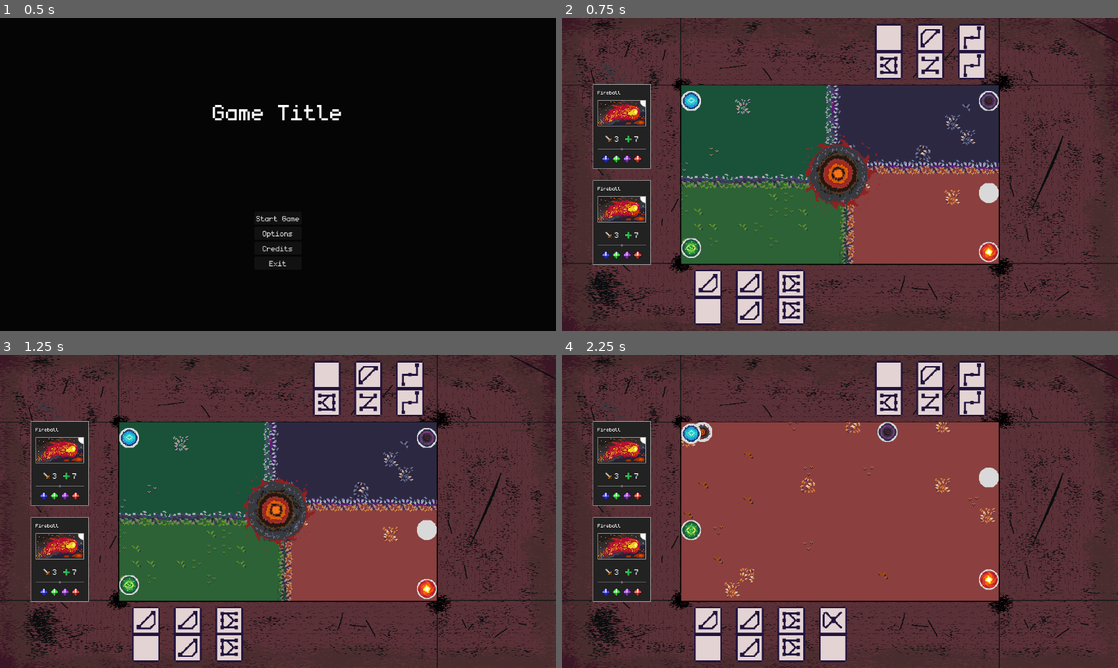
Above: before the commit, frames 1-4 (two rows, left to right).
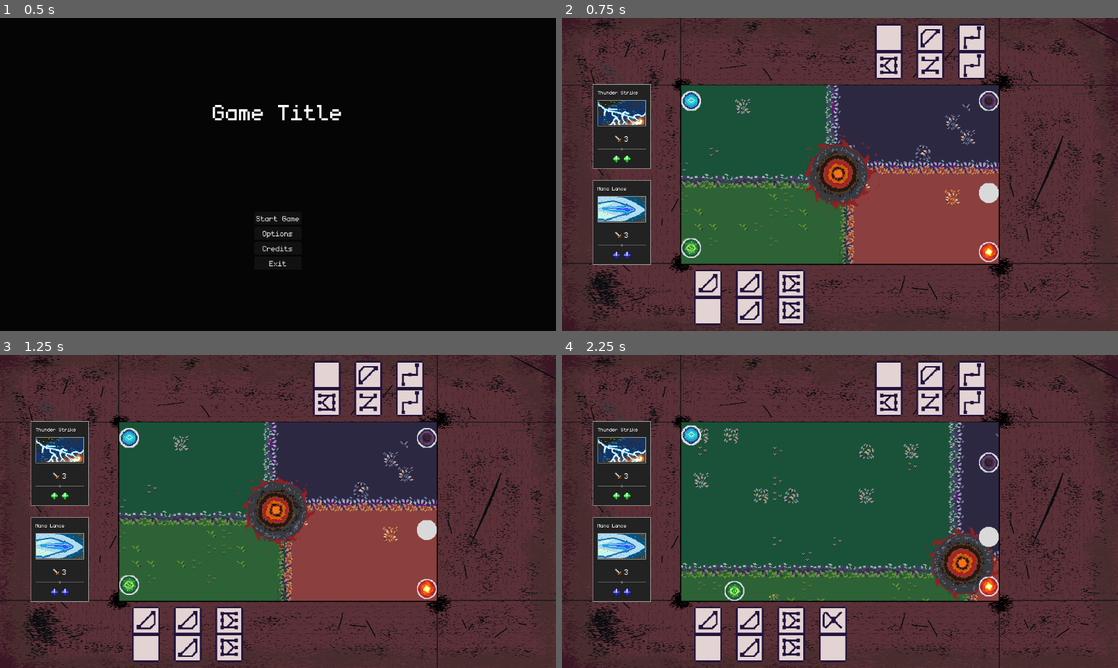
Above: after the commit, the same moments.

Repository: Juanxpeke/GD-BR2024
Game: Godot game, scene res://Core/GUI/MainMenu/main_menu.tscn
Same seed, same stepped clock (60 frames per second), same inputs: the game is played once before the commit and once after it. The engine's default icon, where the game draws it, is replaced by a stand-in: a white triangle on a blue panel in a dark square.
Inputs (mouse positions are in pixels of both pictures, inside the frame that each line leads up to):
- Up to frame 1 (0.5 s): no input
- Up to frame 2 (0.75 s): click "Start Game" at 0.5 s
- Up to frame 3 (1.25 s): no input
- Up to frame 4 (2.25 s): drag from (840, 511) to (990, 530) at 1.27 s; drag from (990, 570) to (884, 439) at 2.02 s

Frame 1 is identical in both runs. In frame 2, 1.6% of the frame differs, in the area x 6-15%, y 23-77%; in frame 3, 1.6%; in frame 4, 34%, in the area x 6-79%, y 21-79%.

Commit message:
Added a lot of skills

Diff:
--- a/Core/Entity/Boss/boss.gd
+++ b/Core/Entity/Boss/boss.gd
@@ -8,6 +8,7 @@
 # Called when the node enters the scene tree for the first time
 func _ready() -> void:
 	super()
+	GameManager.set_boss(self)
 
 # Called when the current turn ends
 func _on_turn_ended() -> void:
--- a/Core/Entity/entity.gd
+++ b/Core/Entity/entity.gd
@@ -49,6 +49,16 @@
 		add_current_skill(SkillManager.get_random_skill())
 
 # Public
+
+#region Enemy
+
+# Gets the entity enemy
+func get_enemy() -> Entity:
+	if self == GameManager.current_player:
+		return GameManager.current_boss
+	return GameManager.current_player
+
+#endregion
 
 #region Health
 
@@ -131,7 +141,9 @@
 
 	var mana_consumption_calls = []
 	for mana_type in range(skill.manas_needed.size()):
-		if current_manas[mana_type] >= skill.manas_needed[mana_type]:
+		if skill.manas_needed[mana_type] == 0:
+			continue
+		elif current_manas[mana_type] >= skill.manas_needed[mana_type]:
 			print('Added mcc: ', skill.manas_needed[mana_type], ' - ', mana_type)
 			var mana_consumption_call = Callable(func(): subtract_current_mana(skill.manas_needed[mana_type], mana_type))
 			mana_consumption_calls.append(mana_consumption_call)
@@ -142,7 +154,7 @@
 	for mana_consumption_call in mana_consumption_calls:
 		mana_consumption_call.call()
 
-	skill.apply_effect()
+	skill.apply_effects(self)
 
 	remove_current_skill(skill)
 
--- a/Core/Match/match.gd
+++ b/Core/Match/match.gd
@@ -58,7 +58,7 @@
 # Swaps the skills of the entities
 func swap_skills() -> void:
 	var skills_cache = get_turn_owner().current_skills
-	get_turn_owner().set_current_skills(get_previous_turn_owner().current_skills)
-	get_previous_turn_owner().set_current_skills(skills_cache)
+	get_turn_owner().set_current_skills(get_turn_owner().get_enemy().current_skills)
+	get_turn_owner().get_enemy().set_current_skills(skills_cache)
 
 #endregion
--- /dev/null
+++ b/Global/Skills/BlackHole/black_hole.tres
@@ -0,0 +1,18 @@
+[gd_resource type="Resource" script_class="Skill" load_steps=5 format=3 uid="uid://b2nfvb03ijhum"]
+
+[ext_resource type="Script" path="res://Global/Skills/Effects/damage_effect.gd" id="1_vto0g"]
+[ext_resource type="Script" path="res://Global/Skills/skill.gd" id="1_yhq3d"]
+[ext_resource type="Texture2D" uid="uid://dpgxdhihbuk2l" path="res://Global/Skills/BlackHole/black_hole.png" id="3_1cqia"]
+
+[sub_resource type="Resource" id="Resource_cphgy"]
+script = ExtResource("1_vto0g")
+value = 3.0
+
+[resource]
+script = ExtResource("1_yhq3d")
+name = "Black Hole"
+sprite = ExtResource("3_1cqia")
+description = ""
+effects = Array[Resource("res://Global/Skills/Effects/effect.gd")]([SubResource("Resource_cphgy")])
+manas_needed = Array[int]([0, 0, 2, 0])
+maximum_repetitions = -1
--- /dev/null
+++ b/Global/Skills/DarkBlast/dark_blast.tres
@@ -0,0 +1,18 @@
+[gd_resource type="Resource" script_class="Skill" load_steps=5 format=3 uid="uid://b2dlwhdl2n1uq"]
+
+[ext_resource type="Script" path="res://Global/Skills/Effects/damage_effect.gd" id="1_jgq5f"]
+[ext_resource type="Script" path="res://Global/Skills/skill.gd" id="1_ovk2h"]
+[ext_resource type="Texture2D" uid="uid://doe6xlvmlxawn" path="res://Global/Skills/DarkBlast/dark_blast.png" id="3_woq14"]
+
+[sub_resource type="Resource" id="Resource_3af4o"]
+script = ExtResource("1_jgq5f")
+value = 1.0
+
+[resource]
+script = ExtResource("1_ovk2h")
+name = "Dark Blast"
+sprite = ExtResource("3_woq14")
+description = ""
+effects = Array[Resource("res://Global/Skills/Effects/effect.gd")]([SubResource("Resource_3af4o")])
+manas_needed = Array[int]([0, 0, 1, 0])
+maximum_repetitions = -1
--- /dev/null
+++ b/Global/Skills/Effects/TemporalEffects/poison_effect.gd
@@ -0,0 +1,15 @@
+class_name PoisonEffect
+extends TemporalEffect
+
+# Private
+
+# Constructor
+func _init() -> void:
+	icon = load("res://Global/Skills/Effects/TemporalEffects/poison_effect_icon.png")
+
+
+# Public
+
+# Applies the activation effect
+func apply_activation(caller : Entity) -> void:
+	caller.get_enemy().subtract_current_health(int(value))
--- /dev/null
+++ b/Global/Skills/Effects/TemporalEffects/temporal_effect.gd
@@ -0,0 +1,53 @@
+class_name TemporalEffect
+extends Effect
+
+@export var duration : int
+
+var activations : Array[Activation] = []
+
+# Private
+
+# Constructor
+func _init() -> void:
+	GameManager.match_setted.connect(_on_match_setted)
+
+# Called when the game match is setted
+func _on_match_setted() -> void:
+	GameManager.current_match.turn_ended.connect(_on_turn_ended)
+
+# Called when the current turn ends
+func _on_turn_ended() -> void:
+	var dead_activations = []
+
+	for activation in activations:
+		activation.time_call.call()
+		activation.lifetime -= 1
+
+		if activation.lifetime <= 0:
+			dead_activations.append(activation)
+
+	for dead_activation in dead_activations:
+		activations.erase(dead_activation)
+
+
+# Public
+
+# Applies this effect
+func apply(caller : Entity) -> void:
+	var new_activation = Activation.new(duration, func(): apply_activation(caller))
+	activations.append(new_activation)
+
+# Applies the activation effect
+func apply_activation(caller : Entity) -> void:
+	assert(false, 'This function needs to be implemented in the child class')
+
+
+# Class representing a temporal effect activation
+class Activation:
+	var lifetime : int
+	var time_call : Callable
+
+	# Constructor
+	func _init(lifetime : int, time_call : Callable) -> void:
+		self.lifetime = lifetime
+		self.time_call = call
--- a/Global/Skills/Effects/damage_effect.gd
+++ b/Global/Skills/Effects/damage_effect.gd
@@ -11,5 +11,5 @@
 # Public
 
 # Applies this effect
-func apply() -> void:
-	GameManager.current_match.get_previous_turn_owner().subtract_current_health(int(value))
+func apply(caller : Entity) -> void:
+	caller.get_enemy().subtract_current_health(int(value))
--- a/Global/Skills/Effects/effect.gd
+++ b/Global/Skills/Effects/effect.gd
@@ -8,5 +8,5 @@
 # Public
 
 # Applies this effect
-func apply() -> void:
+func apply(_caller : Entity) -> void:
 	assert(false, 'This function needs to be implemented in the child class')
--- a/Global/Skills/Effects/healing_effect.gd
+++ b/Global/Skills/Effects/healing_effect.gd
@@ -11,5 +11,5 @@
 # Public
 
 # Applies this effect
-func apply() -> void:
-	GameManager.current_match.get_turn_owner().add_current_health(int(value))
+func apply(caller : Entity) -> void:
+	caller.add_current_health(int(value))
--- /dev/null
+++ b/Global/Skills/ElectroBolt/electro_bolt.tres
@@ -0,0 +1,18 @@
+[gd_resource type="Resource" script_class="Skill" load_steps=5 format=3 uid="uid://dkoi1xw3lvsmo"]
+
+[ext_resource type="Script" path="res://Global/Skills/skill.gd" id="1_tejvf"]
+[ext_resource type="Script" path="res://Global/Skills/Effects/damage_effect.gd" id="1_u6exw"]
+[ext_resource type="Texture2D" uid="uid://b5vpnth4c3ikv" path="res://Global/Skills/ElectroBolt/electro_bolt.png" id="2_5i6yv"]
+
+[sub_resource type="Resource" id="Resource_jdr8s"]
+script = ExtResource("1_u6exw")
+value = 1.0
+
+[resource]
+script = ExtResource("1_tejvf")
+name = "Electro Bolt"
+sprite = ExtResource("2_5i6yv")
+description = ""
+effects = Array[Resource("res://Global/Skills/Effects/effect.gd")]([SubResource("Resource_jdr8s")])
+manas_needed = Array[int]([0, 1, 0, 0])
+maximum_repetitions = -1
--- a/Global/Skills/Fireball/fireball.tres
+++ b/Global/Skills/Fireball/fireball.tres
@@ -1,23 +1,18 @@
-[gd_resource type="Resource" script_class="Skill" load_steps=7 format=3 uid="uid://d30dpm2id3036"]
+[gd_resource type="Resource" script_class="Skill" load_steps=5 format=3 uid="uid://d30dpm2id3036"]
 
 [ext_resource type="Script" path="res://Global/Skills/Effects/damage_effect.gd" id="1_15ksu"]
 [ext_resource type="Script" path="res://Global/Skills/skill.gd" id="1_rvk3j"]
 [ext_resource type="Texture2D" uid="uid://chld1mwu7sbc5" path="res://Global/Skills/Fireball/fireball.png" id="2_0qtje"]
-[ext_resource type="Script" path="res://Global/Skills/Effects/healing_effect.gd" id="2_rphq2"]
 
 [sub_resource type="Resource" id="Resource_fmrvn"]
 script = ExtResource("1_15ksu")
-value = 3.0
-
-[sub_resource type="Resource" id="Resource_ef4t1"]
-script = ExtResource("2_rphq2")
-value = 7.0
+value = 1.0
 
 [resource]
 script = ExtResource("1_rvk3j")
 name = "Fireball"
 sprite = ExtResource("2_0qtje")
 description = ""
-effects = Array[Resource("res://Global/Skills/Effects/effect.gd")]([SubResource("Resource_fmrvn"), SubResource("Resource_ef4t1")])
-manas_needed = Array[int]([1, 1, 1, 1])
+effects = Array[Resource("res://Global/Skills/Effects/effect.gd")]([SubResource("Resource_fmrvn")])
+manas_needed = Array[int]([0, 0, 0, 1])
 maximum_repetitions = -1
--- /dev/null
+++ b/Global/Skills/MagicMissiles/magic_missiles.tres
@@ -0,0 +1,18 @@
+[gd_resource type="Resource" script_class="Skill" load_steps=5 format=3 uid="uid://dj3dypxuk5g80"]
+
+[ext_resource type="Script" path="res://Global/Skills/skill.gd" id="1_6eupj"]
+[ext_resource type="Script" path="res://Global/Skills/Effects/damage_effect.gd" id="1_ugjf6"]
+[ext_resource type="Texture2D" uid="uid://r6d2gk6amae8" path="res://Global/Skills/MagicMissiles/magic_missiles.png" id="3_osow1"]
+
+[sub_resource type="Resource" id="Resource_m1omx"]
+script = ExtResource("1_ugjf6")
+value = 1.0
+
+[resource]
+script = ExtResource("1_6eupj")
+name = "Magic Missiles"
+sprite = ExtResource("3_osow1")
+description = ""
+effects = Array[Resource("res://Global/Skills/Effects/effect.gd")]([SubResource("Resource_m1omx")])
+manas_needed = Array[int]([1, 0, 0, 0])
+maximum_repetitions = -1
--- /dev/null
+++ b/Global/Skills/ManaLance/mana_lance.tres
@@ -0,0 +1,18 @@
+[gd_resource type="Resource" script_class="Skill" load_steps=5 format=3 uid="uid://d3umtme7tulag"]
+
+[ext_resource type="Script" path="res://Global/Skills/skill.gd" id="1_j8rc3"]
+[ext_resource type="Script" path="res://Global/Skills/Effects/damage_effect.gd" id="1_qs2i7"]
+[ext_resource type="Texture2D" uid="uid://bpv5jd3gi702k" path="res://Global/Skills/ManaLance/mana_lance.png" id="2_uycwj"]
+
+[sub_resource type="Resource" id="Resource_xj6sc"]
+script = ExtResource("1_qs2i7")
+value = 3.0
+
+[resource]
+script = ExtResource("1_j8rc3")
+name = "Mana Lance"
+sprite = ExtResource("2_uycwj")
+description = ""
+effects = Array[Resource("res://Global/Skills/Effects/effect.gd")]([SubResource("Resource_xj6sc")])
+manas_needed = Array[int]([2, 0, 0, 0])
+maximum_repetitions = -1
--- /dev/null
+++ b/Global/Skills/PoolOfPoison/pool_of_poison.tres
@@ -0,0 +1,19 @@
+[gd_resource type="Resource" script_class="Skill" load_steps=5 format=3 uid="uid://ci8ws4k87gxal"]
+
+[ext_resource type="Script" path="res://Global/Skills/skill.gd" id="1_ha7j0"]
+[ext_resource type="Script" path="res://Global/Skills/Effects/TemporalEffects/poison_effect.gd" id="1_nvxky"]
+[ext_resource type="Texture2D" uid="uid://c3pt5sj48lv33" path="res://Global/Skills/PoolOfPoison/pool_of_poison.png" id="2_yvhon"]
+
+[sub_resource type="Resource" id="Resource_ap7xk"]
+script = ExtResource("1_nvxky")
+duration = 3
+value = 1.0
+
+[resource]
+script = ExtResource("1_ha7j0")
+name = "Pool Of Poison"
+sprite = ExtResource("2_yvhon")
+description = ""
+effects = Array[Resource("res://Global/Skills/Effects/effect.gd")]([SubResource("Resource_ap7xk")])
+manas_needed = Array[int]([0, 1, 1, 0])
+maximum_repetitions = -1
--- /dev/null
+++ b/Global/Skills/ThunderStrike/thunder_strike.tres
@@ -0,0 +1,18 @@
+[gd_resource type="Resource" script_class="Skill" load_steps=5 format=3 uid="uid://byieqmhcqmo4t"]
+
+[ext_resource type="Script" path="res://Global/Skills/skill.gd" id="1_gcvuf"]
+[ext_resource type="Script" path="res://Global/Skills/Effects/damage_effect.gd" id="1_okqtn"]
+[ext_resource type="Texture2D" uid="uid://b4l3oltvyhanc" path="res://Global/Skills/ThunderStrike/thunder_strike.png" id="2_skxee"]
+
+[sub_resource type="Resource" id="Resource_mw21p"]
+script = ExtResource("1_okqtn")
+value = 3.0
+
+[resource]
+script = ExtResource("1_gcvuf")
+name = "Thunder Strike"
+sprite = ExtResource("2_skxee")
+description = ""
+effects = Array[Resource("res://Global/Skills/Effects/effect.gd")]([SubResource("Resource_mw21p")])
+manas_needed = Array[int]([0, 2, 0, 0])
+maximum_repetitions = -1
--- a/Global/Skills/skill.gd
+++ b/Global/Skills/skill.gd
@@ -13,6 +13,6 @@
 # Public
 
 # Applies the skill effects
-func apply_effects() -> void:
+func apply_effects(caller : Entity) -> void:
 	for effect in effects:
-		effect.apply()
+		effect.apply(caller)
--- a/Global/Skills/skill_manager.gd
+++ b/Global/Skills/skill_manager.gd
@@ -1,7 +1,19 @@
 extends Node
 
 var skills = [
+	# Arcane
+	load("res://Global/Skills/MagicMissiles/magic_missiles.tres"),
+	load("res://Global/Skills/ManaLance/mana_lance.tres"),
+	# Nature
+	load("res://Global/Skills/ElectroBolt/electro_bolt.tres"),
+	load("res://Global/Skills/ThunderStrike/thunder_strike.tres"),
+	# Dark
+	load("res://Global/Skills/DarkBlast/dark_blast.tres"),
+	load("res://Global/Skills/BlackHole/black_hole.tres"),
+	# Inferno
 	load("res://Global/Skills/Fireball/fireball.tres"),
+	# Nature & Dark
+	load("res://Global/Skills/PoolOfPoison/pool_of_poison.tres"),
 ]
 
 # Private
--- a/Global/game_manager.gd
+++ b/Global/game_manager.gd
@@ -5,6 +5,7 @@
 signal camera_setted
 signal background_board_setted
 signal player_setted
+signal boss_setted
 
 enum ManaType { ARCANE, NATURE, DARK, INFERNO }
 
@@ -20,6 +21,7 @@
 var current_camera : Camera = null
 var current_background_board : BackgroundBoard = null
 var current_player : Player = null
+var current_boss : Boss = null
 
 # Private
 
@@ -57,4 +59,9 @@
 	current_player = player
 	player_setted.emit()
 
+# Sets the game boss
+func set_boss(boss : Boss) -> void:
+	current_boss = boss
+	boss_setted.emit()
+
 #endregion
Renamed: Assets/ExportedCardArts/black_hole.png -> Global/Skills/BlackHole/black_hole.png
Renamed: Assets/ExportedCardArts/dark_blast.png -> Global/Skills/DarkBlast/dark_blast.png
Binary file added: Global/Skills/Effects/TemporalEffects/poison_effect_icon.png
Renamed: Assets/ExportedCardArts/electro_bolt.png -> Global/Skills/ElectroBolt/electro_bolt.png
Renamed: Assets/ExportedCardArts/magic_missiles.png -> Global/Skills/MagicMissiles/magic_missiles.png
Renamed: Assets/ExportedCardArts/mana_lance.png -> Global/Skills/ManaLance/mana_lance.png
Renamed: Assets/ExportedCardArts/pool_of_poison.png -> Global/Skills/PoolOfPoison/pool_of_poison.png
Renamed: Assets/ExportedCardArts/thunder_strike.png -> Global/Skills/ThunderStrike/thunder_strike.png
